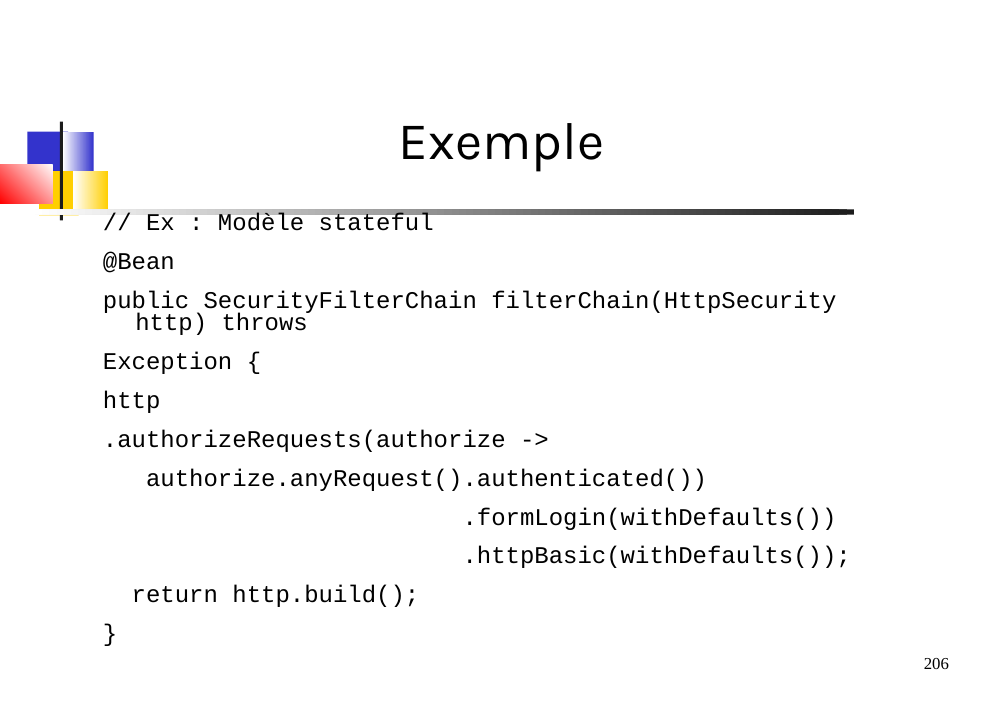
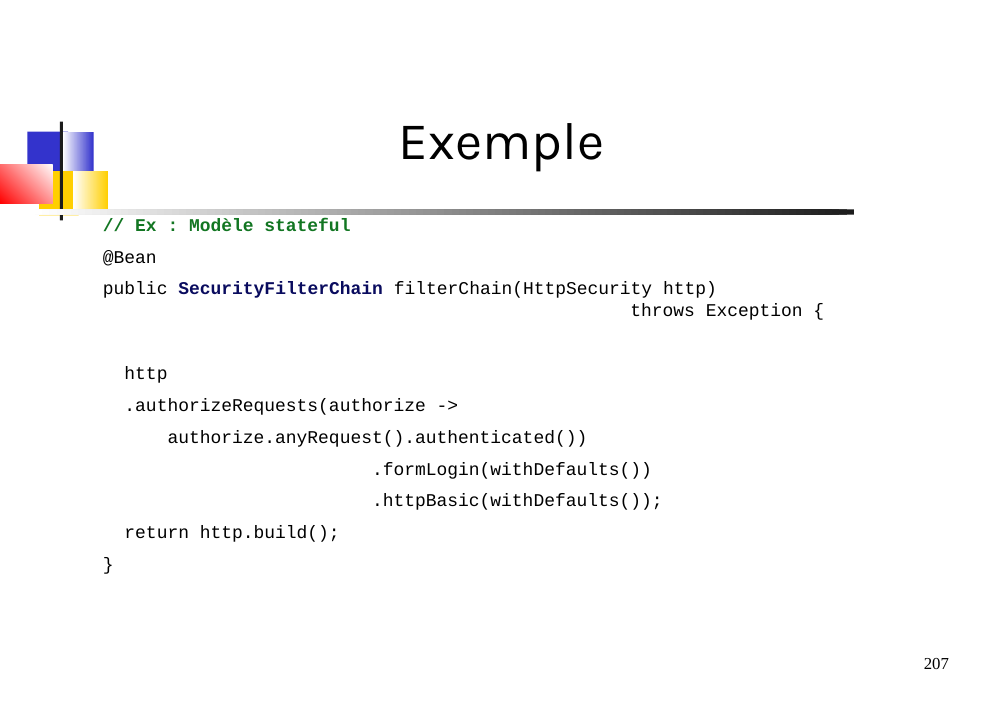
Before and after one commit to dthibau/springessentials-light, a slide deck: slide 207 of SpringEssentials.odp (slide 206 before the commit). Drawn at 1008x713 pixels with LibreOffice and Linux fonts; fonts in the diff are those of the drawing. Boxes give left, top, right and bottom in pixels: in the first picture for what was removed or moved away, otherwise in the second. Text is boxed around its words. In the diff, an @@ line names an element or a change of style, - is before the commit and + after.

```diff
--- a/SpringEssentials.odp
+++ b/SpringEssentials.odp
@@ text at <box>103,218,663,542</box>: size 20 to 15 pt in "// Ex : Modèle stateful", "@Bean", "http", ".authorizeRequests(authorize ->" and 5 more places; text colour #000000 to #127622, bold on in "// Ex : Modèle stateful"; line spacing 0.76 to 1; less space between paragraphs @@
@@ text at <box>103,282,803,320</box>: text changed; size 20 to 15 pt @@
-public SecurityFilterChain filterChain(HttpSecurity http) throws
-Exception {
+public SecurityFilterChain filterChain(HttpSecurity http)
+throws Exception {
@@ page number at <box>924,658,949,669</box>: text changed @@
-206
+207
```
Also in this commit, not shown: 43 other slides changed, 2 slides added, 1 slide removed, 1 other file.
